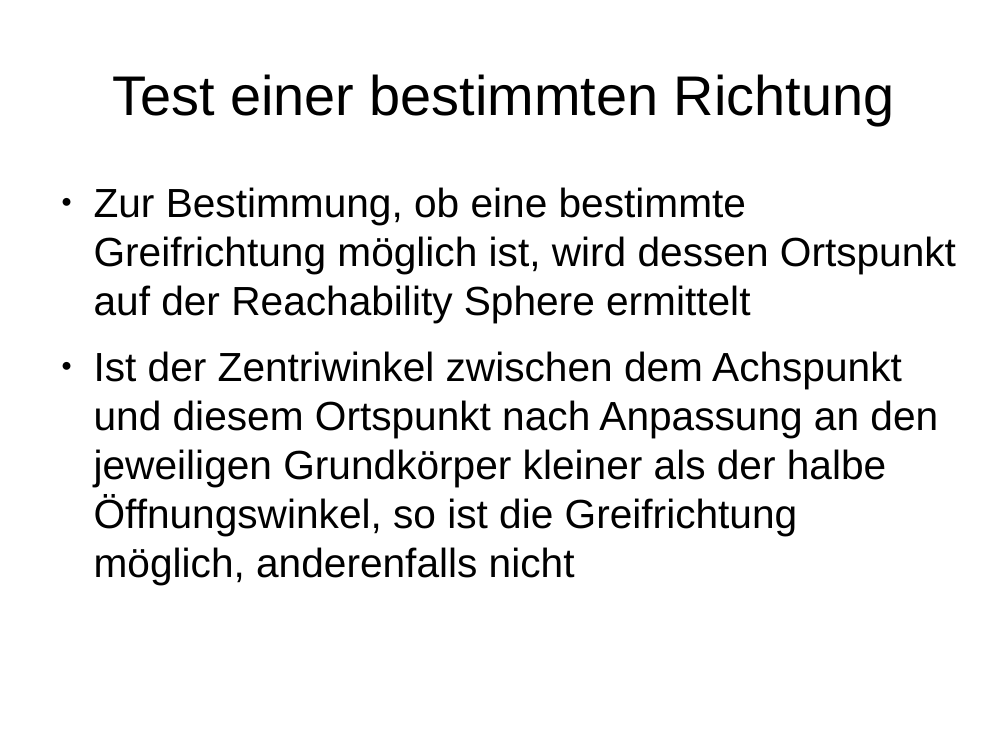
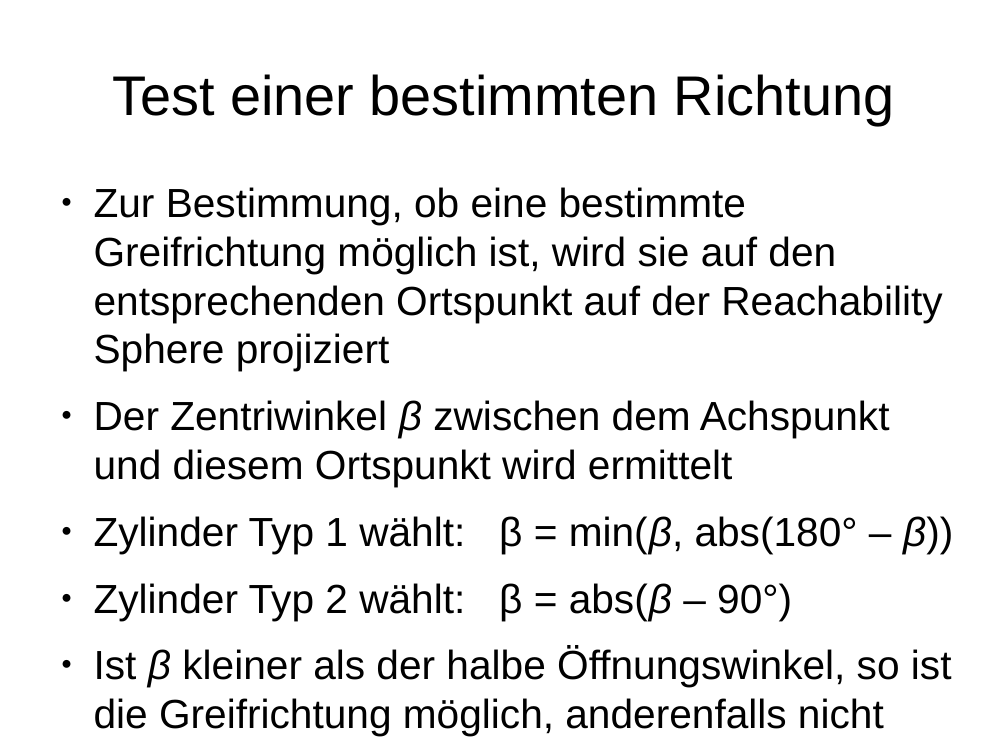
Before and after one commit to JochenKempfle/capability_map, a slide deck: slide 24 of Bachelorarbeit/Präsentation.odp. Drawn at 1008x756 pixels with LibreOffice and Linux fonts; fonts in the diff are those of the drawing. Boxes give left, top, right and bottom in pixels: in the first picture for what was removed or moved away, otherwise in the second. Text is boxed around its words. In the diff, an @@ line names an element or a change of style, - is before the commit and + after.

Commit message:
updated presentation

```diff
--- a/Bachelorarbeit/Präsentation.odp
+++ b/Bachelorarbeit/Präsentation.odp
@@ text at <box>94,187,953,687</box>: text changed @@
-● Zur Bestimmung, ob eine bestimmte Greifrichtung möglich ist, wird dessen Ortspunkt auf der Reachability Sphere ermittelt
-● Ist der Zentriwinkel zwischen dem Achspunkt und diesem Ortspunkt nach Anpassung an den jeweiligen Grundkörper kleiner als der halbe Öffnungswinkel, so ist die Greifrichtung möglich, anderenfalls nicht
+● Zur Bestimmung, ob eine bestimmte Greifrichtung möglich ist, wird sie auf den entsprechenden Ortspunkt auf der Reachability Sphere projiziert
+● Der Zentriwinkel β zwischen dem Achspunkt und diesem Ortspunkt wird ermittelt
+● Zylinder Typ 1 wählt: β = min(β, abs(180° – β))
+● Zylinder Typ 2 wählt: β = abs(β – 90°)
+● Ist β kleiner als der halbe Öffnungswinkel, so ist die Greifrichtung möglich, anderenfalls nicht
```
Also in this commit, not shown: 3 other slides changed, 5 slides added, 3 slides removed.
